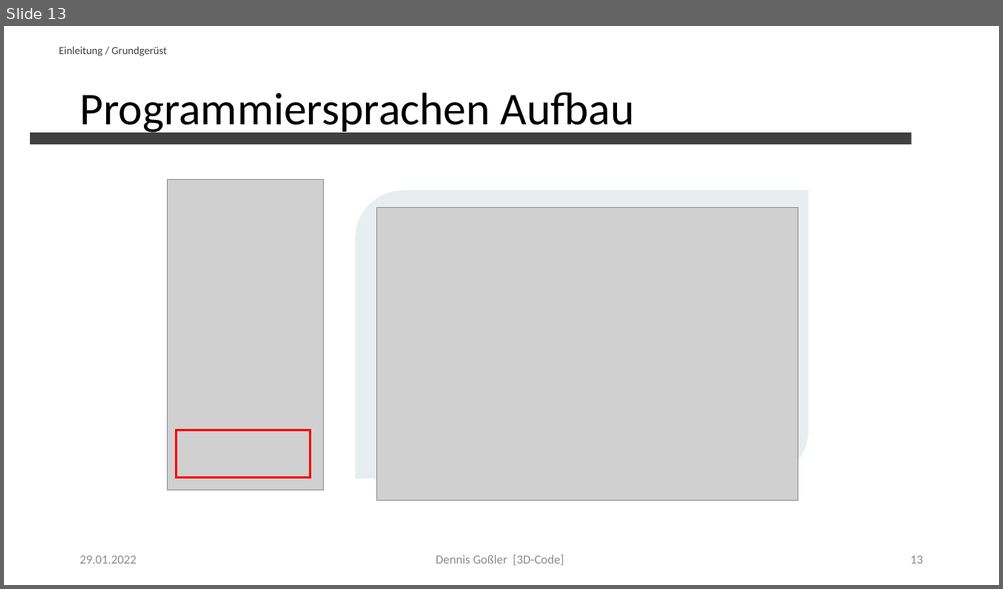
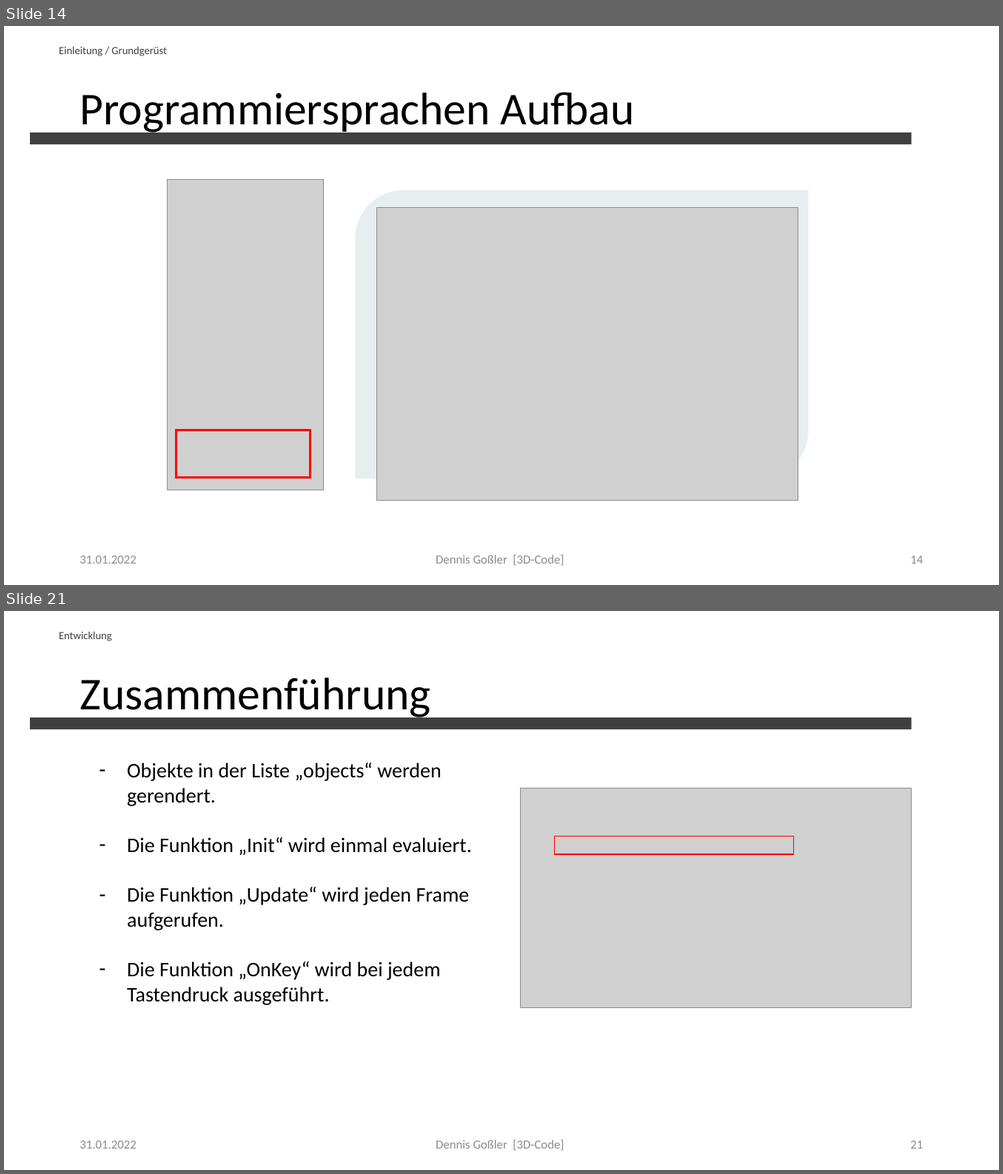
Before and after one commit to DennisGoss99/PraxProj_3DCode, a slide deck: Presentation/PraxisProj-3DCode.pptx. Shown one above the other, each under a label of ours: slide 13 before the commit, slides 14 and 21 after it; the slides between them are not shown. The pictures are 1003x589 and 1003x1174 pixels, drawn with LibreOffice and Linux fonts; fonts in the diff are those of the drawing; grey boxes stand for pictures. Boxes give left, top, right and bottom in pixels: in the first picture for what was removed or moved away, otherwise in the second. Text is boxed around its words. In the diff, an @@ line names an element or a change of style, - is before the commit and + after.

```diff
--- a/Presentation/PraxisProj-3DCode.pptx
+++ b/Presentation/PraxisProj-3DCode.pptx
@@ slide 21 added at [4,611,999,1170], background #FFFFFF @@
@@ text added at [59,632,112,641], 10.5 pt, text #404040 @@
+Entwicklung
@@ title added at [79,678,430,721], 44 pt, text #000000 @@
+Zusammenführung
@@ rectangle added at [30,718,911,729], fill #404040 @@
@@ text added at [127,763,472,1005], 20 pt, text #000000 @@
+– Objekte in der Liste „objects“ werden gerendert.
+– Die Funktion „Init“ wird einmal evaluiert.
+– Die Funktion „Update“ wird jeden Frame aufgerufen.
+– Die Funktion „OnKey“ wird bei jedem Tastendruck ausgeführt.
@@ picture added at [521,789,911,1008] @@
@@ rectangle added at [555,836,794,855], outline #FF0000 1 pt @@
@@ text added at [79,1141,136,1149], 12 pt, text #8C8C8C @@
+31.01.2022
@@ text added at [435,1140,563,1150], 12 pt, text #8C8C8C @@
+Dennis Goßler [3D-Code]
@@ page number added at [910,1141,922,1149], 12 pt, text #8C8C8C @@
+21
@@ what was slide 13 is now slide 14 @@
@@ slide 14 changed as well @@
@@ text at [79,556,136,564]: text changed @@
-29.01.2022
+31.01.2022
@@ page number at [910,556,922,564]: text changed @@
-13
+14
```
Also in this commit, not shown: 12 other slides changed, 8 other slides added, 2 slides removed.
